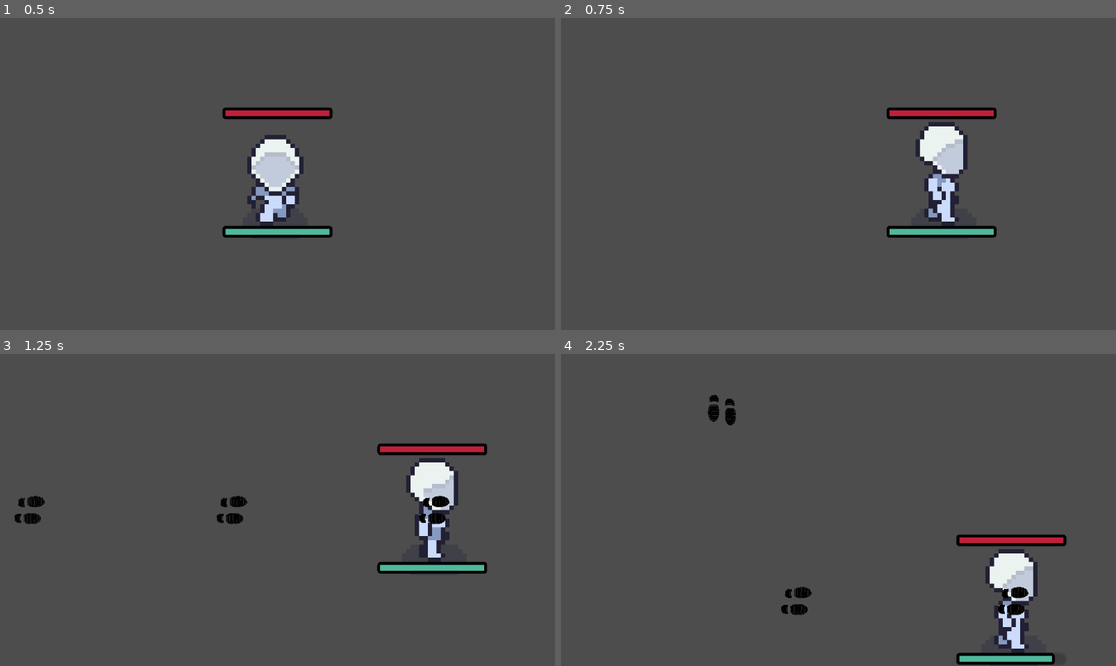
Above: before the commit, frames 1-4 (two rows, left to right).
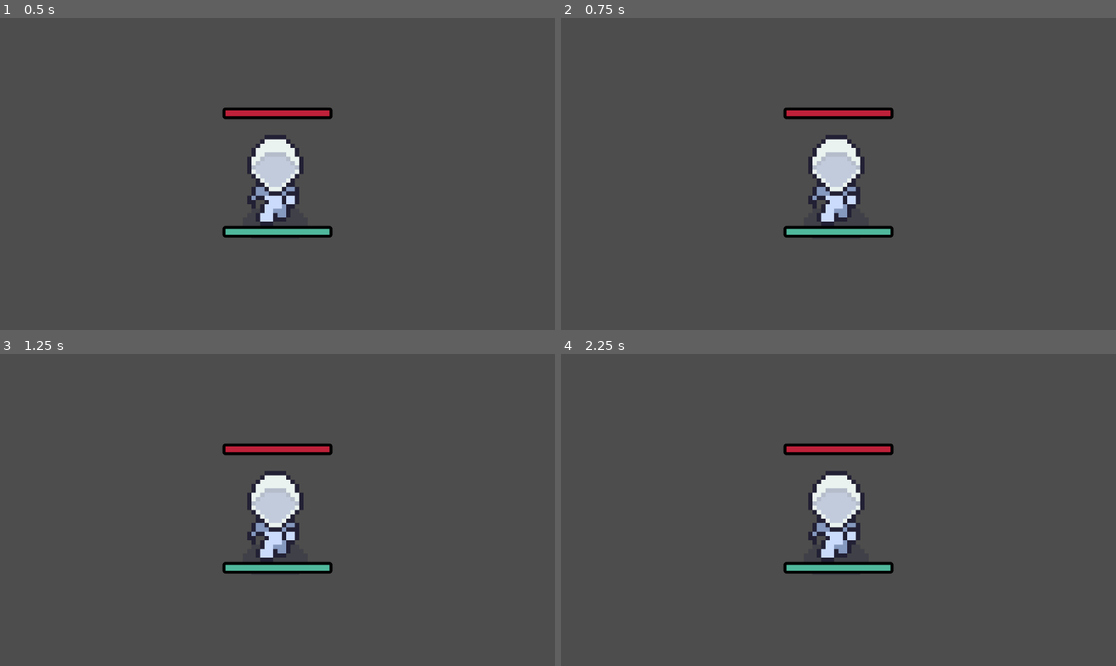
Above: after the commit, the same moments.

Repository: Savannah-Jones/Alien-X
Game: Godot game, scene res://Scenes/Runner.tscn
Two runs of this game, one before a commit and one after it. Both use one fixed random seed, a clock stepped at 60 frames per second and the inputs below. This scene is started directly instead of the project's main scene. The engine's default icon, where the game draws it, is replaced by a stand-in: a white triangle on a blue panel in a dark square. Sound files missing from this copy of the repository are replaced by a short silence.
Inputs:
- Up to frame 1 (0.5 s): no input
- Up to frame 2 (0.75 s): tap Enter at 0.5 s; hold Right (ui_right) from 0.53 s (still down); tap E (Attack) at 0.6 s
- Up to frame 3 (1.25 s): keep holding Right (ui_right)
- Up to frame 4 (2.25 s): release Right (ui_right) at 1.28 s; hold Down (ui_down) 1.28-2.03 s; tap Shift (Run) at 1.35 s; hold Right (ui_right) from 2.03 s (still down); tap E (Attack) at 2.1 s

Frame 1 is identical in both runs. In frame 2, 7.2% of the frame differs, in the area x 40-79%, y 28-71%; in frame 3, 7.8%, in the area x 2-88%, y 28-71%; in frame 4, 7.7%.

Commit message:
started server functions

Diff:
--- a/maze-game/Scenes/Monster.tscn
+++ b/maze-game/Scenes/Monster.tscn
@@ -229,6 +229,11 @@
 _limits = [-1.0, 1.0, 0.0, 1.0]
 _data = [Vector2(0, 1), 0.0, 0.0, 0, 0, Vector2(1, 1), 0.0, 0.0, 0, 0]
 point_count = 2
+
+[sub_resource type="SceneReplicationConfig" id="SceneReplicationConfig_cjg4q"]
+properties/0/path = NodePath(".:position")
+properties/0/spawn = true
+properties/0/replication_mode = 1
 
 [node name="SeekerPlayer" type="CharacterBody2D" groups=["Monster"]]
 script = ExtResource("1_lywod")
@@ -317,4 +322,7 @@
 [node name="Miss3" type="AudioStreamPlayer2D" parent="SlashSounds"]
 stream = ExtResource("14_nxqk0")
 
+[node name="MultiplayerSynchronizer" type="MultiplayerSynchronizer" parent="."]
+replication_config = SubResource("SceneReplicationConfig_cjg4q")
+
 [connection signal="animation_finished" from="Slash" to="." method="_on_slash_done"]
--- a/maze-game/Scenes/Runner.tscn
+++ b/maze-game/Scenes/Runner.tscn
@@ -208,11 +208,6 @@
 [sub_resource type="RectangleShape2D" id="RectangleShape2D_qg1ix"]
 size = Vector2(38, 38)
 
-[sub_resource type="Curve" id="Curve_qg1ix"]
-_limits = [-1.0, 1.0, 0.0, 1.0]
-_data = [Vector2(0, 1), 0.0, 0.0, 0, 0, Vector2(1, 1), 0.0, 0.0, 0, 0]
-point_count = 2
-
 [sub_resource type="StyleBoxFlat" id="StyleBoxFlat_j1som"]
 bg_color = Color(0.750769, 0.131297, 0.228087, 1)
 border_width_left = 1
@@ -242,6 +237,11 @@
 [sub_resource type="CircleShape2D" id="CircleShape2D_p81ih"]
 radius = 220.0
 
+[sub_resource type="SceneReplicationConfig" id="SceneReplicationConfig_wr6ry"]
+properties/0/path = NodePath(".:position")
+properties/0/spawn = true
+properties/0/replication_mode = 1
+
 [node name="Runner" type="CharacterBody2D" groups=["Runner"]]
 script = ExtResource("1_j1som")
 footprint_scene = ExtResource("2_p81ih")
@@ -267,19 +267,6 @@
 zoom = Vector2(6, 6)
 process_callback = 0
 position_smoothing_enabled = true
-
-[node name="CPUParticles2D" type="CPUParticles2D" parent="."]
-visible = false
-rotation = 1.57079
-emitting = false
-lifetime = 1.3
-randomness = 1.0
-local_coords = true
-spread = 90.0
-color = Color(0.165869, 1.74233e-05, 0.66523, 1)
-hue_variation_min = 0.12
-hue_variation_max = 0.12
-hue_variation_curve = SubResource("Curve_qg1ix")
 
 [node name="Sounds" type="Node" parent="."]
 
@@ -330,5 +317,8 @@
 [node name="CollisionShape2D" type="CollisionShape2D" parent="MonsterDetectRadius"]
 shape = SubResource("CircleShape2D_p81ih")
 
+[node name="MultiplayerSynchronizer" type="MultiplayerSynchronizer" parent="."]
+replication_config = SubResource("SceneReplicationConfig_wr6ry")
+
 [connection signal="body_entered" from="MonsterDetectRadius" to="." method="_on_monster_detect_radius_body_entered"]
 [connection signal="body_exited" from="MonsterDetectRadius" to="." method="_on_monster_detect_radius_body_exited"]
--- /dev/null
+++ b/maze-game/Scenes/highlevelEx.tscn
@@ -0,0 +1,15 @@
+[gd_scene load_steps=4 format=3 uid="uid://xbcq2tq6j8fd"]
+
+[ext_resource type="PackedScene" uid="uid://qvtdr6cj7g57" path="res://Scenes/server_ui.tscn" id="1_33gsb"]
+[ext_resource type="Script" uid="uid://bxsvsomsa8gnf" path="res://Scenes/multiplayer_spawner.gd" id="2_8qbt4"]
+[ext_resource type="PackedScene" uid="uid://c6j08mitwwfla" path="res://Scenes/Monster.tscn" id="3_8qbt4"]
+
+[node name="HighlevelEx" type="Node2D"]
+
+[node name="ServerUi" parent="." instance=ExtResource("1_33gsb")]
+
+[node name="MultiplayerSpawner" type="MultiplayerSpawner" parent="."]
+_spawnable_scenes = PackedStringArray("uid://xbcq2tq6j8fd")
+spawn_path = NodePath("..")
+script = ExtResource("2_8qbt4")
+network_player = ExtResource("3_8qbt4")
--- /dev/null
+++ b/maze-game/Scenes/multiplayer_spawner.gd
@@ -0,0 +1,16 @@
+extends MultiplayerSpawner
+
+@export var network_player: PackedScene
+
+# Called when the node enters the scene tree for the first time.
+func _ready() -> void:
+	multiplayer.peer_connected.connect(spawn_player)
+
+
+func spawn_player(id: int) -> void:
+	if !multiplayer.is_server(): return #maybe change this so the server host can play too
+
+	var player: Node = network_player.instantiate()
+	player.name = str(id)
+
+	get_node(spawn_path).call_deferred("add_child", player)
--- /dev/null
+++ b/maze-game/Scenes/server_ui.tscn
@@ -0,0 +1,24 @@
+[gd_scene load_steps=2 format=3 uid="uid://qvtdr6cj7g57"]
+
+[ext_resource type="Script" uid="uid://drj2ed1gkia7c" path="res://Scripts/server_ui.gd" id="1_7b2vo"]
+
+[node name="ServerUi" type="Control"]
+layout_mode = 3
+anchors_preset = 0
+script = ExtResource("1_7b2vo")
+
+[node name="VBoxContainer" type="VBoxContainer" parent="."]
+layout_mode = 0
+offset_right = 40.0
+offset_bottom = 40.0
+
+[node name="Server" type="Button" parent="VBoxContainer"]
+layout_mode = 2
+text = "Server"
+
+[node name="Client" type="Button" parent="VBoxContainer"]
+layout_mode = 2
+text = "Client"
+
+[connection signal="pressed" from="VBoxContainer/Server" to="." method="_on_server_pressed"]
+[connection signal="pressed" from="VBoxContainer/Client" to="." method="_on_client_pressed"]
--- a/maze-game/Scripts/Runner.gd
+++ b/maze-game/Scripts/Runner.gd
@@ -25,6 +25,11 @@
 var ambient_pos := 0.0  # store playback position
 
 
+
+func _enter_tree() -> void:
+	set_multiplayer_authority(name.to_int())
+
+
 func _ready() -> void:
 	last_footprint_pos = global_position
 
@@ -38,7 +43,7 @@
 
 
 func _physics_process(delta: float) -> void:
-
+	if !is_multiplayer_authority(): return
 	var direction = Input.get_vector("ui_left", "ui_right", "ui_up", "ui_down")
 
 
--- a/maze-game/Scripts/Seeker.gd
+++ b/maze-game/Scripts/Seeker.gd
@@ -12,6 +12,12 @@
 @onready var slash_sounds = $SlashSounds #might need to change since #SlashSounds is now just a node holding audiostreamplayers
 var _slash_hit_happened := false
 @export var attack_damage := 3.0
+
+
+func _enter_tree() -> void:
+	set_multiplayer_authority(name.to_int())
+
+
 
 func _ready():
 	#slash_hitbox.connect("area_entered", Callable(self, "_on_slash_area_entered"))
@@ -29,6 +35,7 @@
 		play_miss_sound()
 
 func _physics_process(delta: float) -> void:
+	if !is_multiplayer_authority(): return
 
 	var direction = Input.get_vector("ui_left", "ui_right", "ui_up", "ui_down")
 	velocity = direction * SPEED
--- /dev/null
+++ b/maze-game/Scripts/network_handler.gd
@@ -0,0 +1,16 @@
+extends Node
+
+const IP_ADDRESS: String = "localhost"
+const PORT: int = 37823
+
+var peer: ENetMultiplayerPeer
+
+func start_server() -> void:
+	peer = ENetMultiplayerPeer.new()
+	peer.create_server(PORT)
+	multiplayer.multiplayer_peer = peer
+
+func start_client() -> void:
+	peer = ENetMultiplayerPeer.new()
+	peer.create_client(IP_ADDRESS, PORT)
+	multiplayer.multiplayer_peer = peer
--- /dev/null
+++ b/maze-game/Scripts/server_ui.gd
@@ -0,0 +1,9 @@
+extends Control
+
+
+func _on_server_pressed() -> void:
+	NetworkHandler.start_server()
+
+
+func _on_client_pressed() -> void:
+	NetworkHandler.start_client()
--- a/maze-game/project.godot
+++ b/maze-game/project.godot
@@ -14,6 +14,10 @@
 run/main_scene="uid://2wifp8jfldnn"
 config/features=PackedStringArray("4.4", "Forward Plus")
 config/icon="res://icon.svg"
+
+[autoload]
+
+NetworkHandler="*res://Scripts/network_handler.gd"
 
 [global_group]
 
Not shown: 1 places in maze-game/Scenes/Monster.tscn that only renumber resources
Not shown, added: maze-game/Scenes/multiplayer_spawner.gd.uid
Not shown, added: maze-game/Scripts/network_handler.gd.uid
Not shown, added: maze-game/Scripts/server_ui.gd.uid
